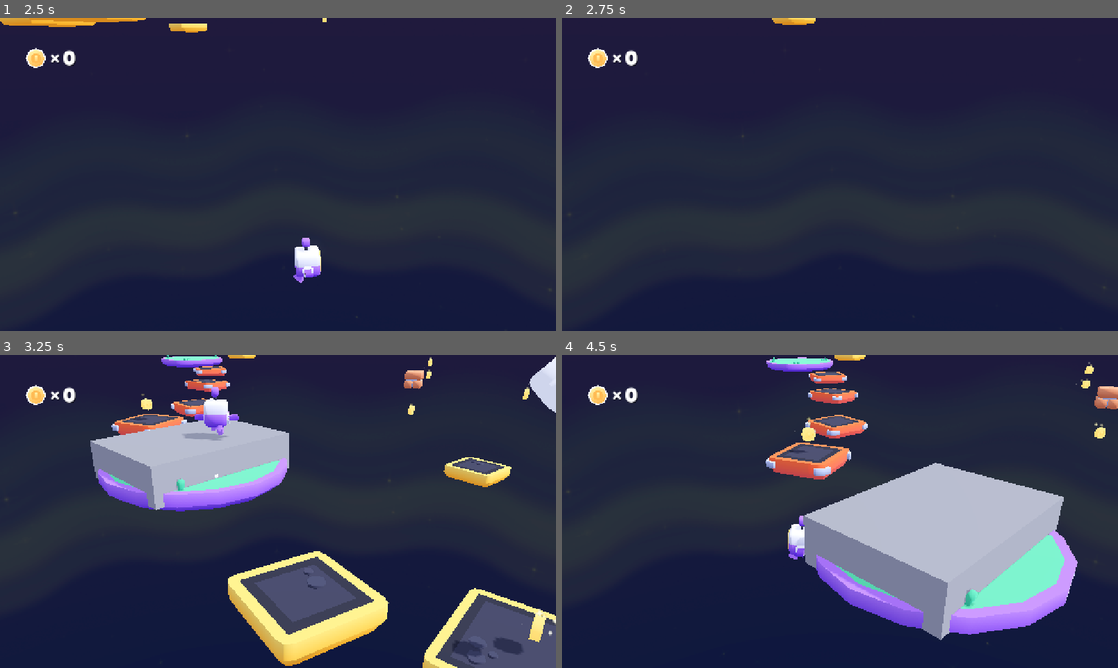
Above: before the commit, frames 1-4 (two rows, left to right).
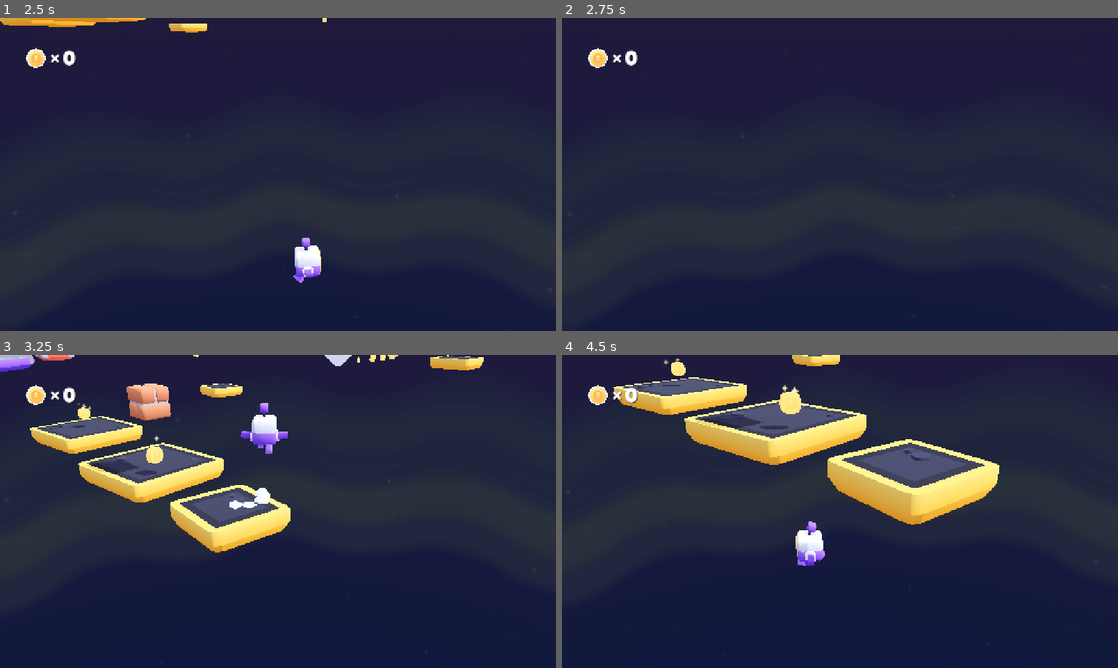
Above: after the commit, the same moments.

Repository: insertnewusername/3d-platformer
Game: Godot game, scene res://scenes/main.tscn
Two runs of this game, one before a commit and one after it. Both use one fixed random seed, a clock stepped at 60 frames per second and the inputs below.
Inputs (mouse positions are in pixels of both pictures, inside the frame that each line leads up to):
- Up to frame 1 (2.5 s): tap Enter at 0.5 s; move the mouse to (400, 158) at 0.52 s; hold D (move_right) 0.53-1.28 s; tap Down (camera_down) at 0.6 s; click (400, 158) at 0.67 s; tap Space (jump) at 0.77, 1.52 s; move the mouse to (166, 190) at 1.27 s; hold S (move_back) 1.28-2.03 s; tap Left (camera_left) at 1.35 s; move the mouse to (333, 105) at 2.02 s; hold D (move_right) from 2.03 s (still down); tap Right (camera_right) at 2.1 s
- Up to frame 2 (2.75 s): keep holding D (move_right)
- Up to frame 3 (3.25 s): move the mouse to (250, 574) at 2.77 s; release D (move_right) at 2.78 s; hold W (move_forward) from 2.78 s (still down); tap Up (camera_up) at 2.85 s; click (250, 574) at 2.92 s; tap Space (jump) at 3.02 s
- Up to frame 4 (4.5 s): move the mouse to (1006, 558) at 3.52 s; release W (move_forward) at 3.53 s; hold A (move_left) from 3.53 s (still down); tap Alt at 3.6 s; tap Space (jump) at 3.77 s; move the mouse to (673, 464) at 4.27 s; tap Shift at 4.35 s

Frame 1 is identical in both runs. In frame 2, 0.2% of the frame differs, in the area x 37-46%, y 0-3%; in frame 3, 29%; in frame 4, 32%, in the area x 9-100%, y 0-92%.
Error before the commit: Invalid assignment of property or key 'light_energy' with value of type 'float' on a base object of type 'null instance'. (res://scripts/main.gd:11)
Error after the commit: Invalid assignment of property or key 'light_energy' with value of type 'float' on a base object of type 'null instance'. (res://scripts/main.gd:12)

Commit message:
fixed player respawn thing
had to add if body.name == "Player": or else the tiles would be treated as player!

Diff:
--- a/scripts/main.gd
+++ b/scripts/main.gd
@@ -1,9 +1,10 @@
 extends Node3D
 
-var checkpoint_pos: Vector3 = Vector3(0.0, 0.492775, 0.0)
+@onready var checkpoint_pos: Vector3 = Vector3(0.0, 0.492775, 0.0)
 
 
 func _ready() -> void:
+	print("checkpointpos:", Main.checkpoint_pos)
 	if RenderingServer.get_current_rendering_method() == "gl_compatibility":
 		# Reduce background and sun brightness when using the Compatibility renderer;
 		# this tries to roughly match the appearance of Forward+.
@@ -14,5 +15,6 @@
 
 
 func _on_checkpoint_1_body_entered(body: Node3D) -> void:
-	Main.checkpoint_pos = Vector3(-17.23919, 2.960511, 1.608208)
-	print(Main.checkpoint_pos)
+	if body.name == "Player":
+		Main.checkpoint_pos = Vector3(-17.82843, 2.570076, 0.394019)
+		print("checkpoint changed to", Main.checkpoint_pos)
--- a/scripts/player.gd
+++ b/scripts/player.gd
@@ -59,6 +59,7 @@
 
 	if position.y < -10:
 		global_position = Main.checkpoint_pos
+		print("Respawning at: ", global_position)
 
 		if platform_folder:
 					for platform in platform_folder.get_children():
@@ -131,7 +132,6 @@
 	# Jumping
 
 	if Input.is_action_just_pressed("jump"):
-
 		if jump_single or jump_double:
 			jump()
 
